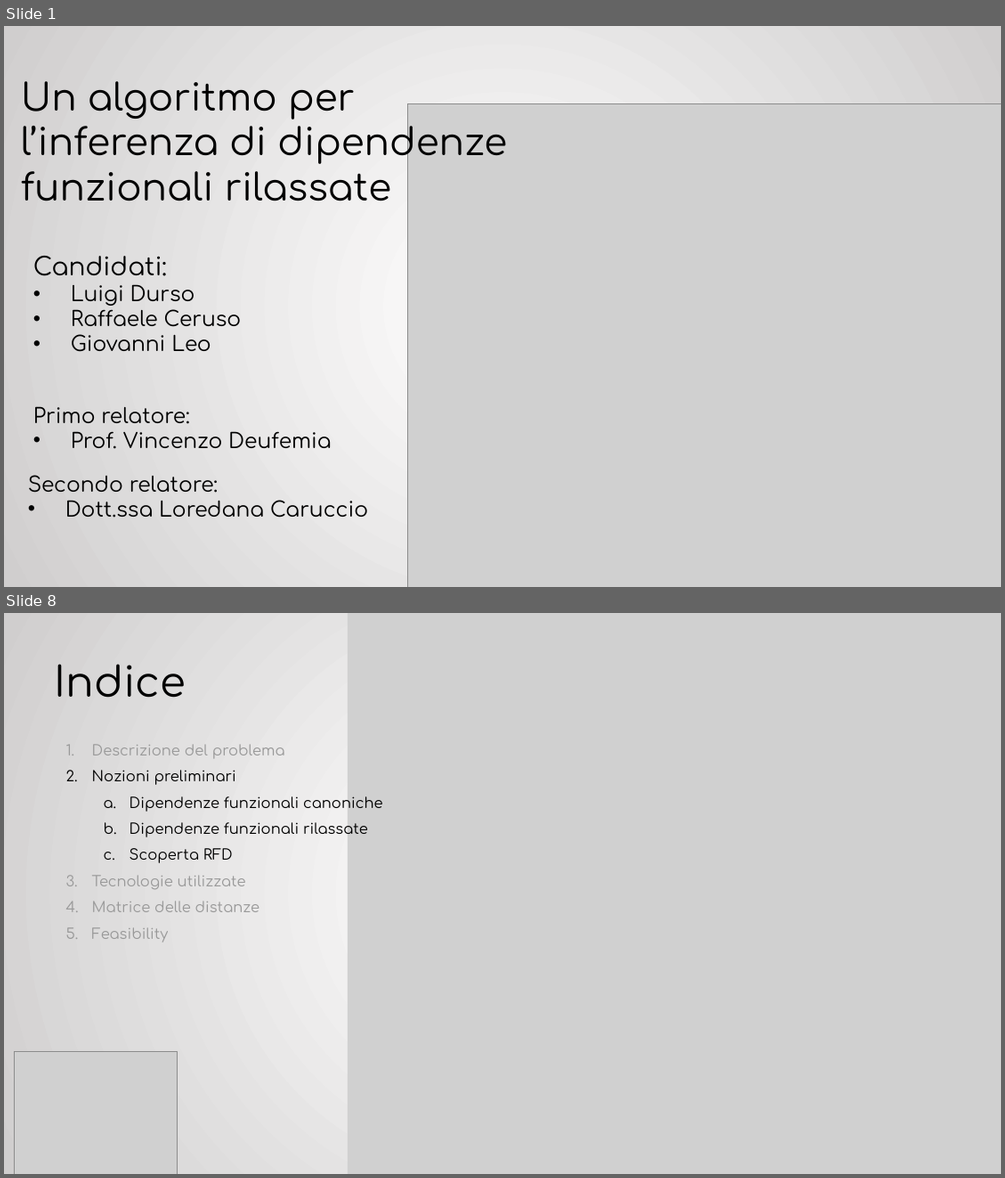
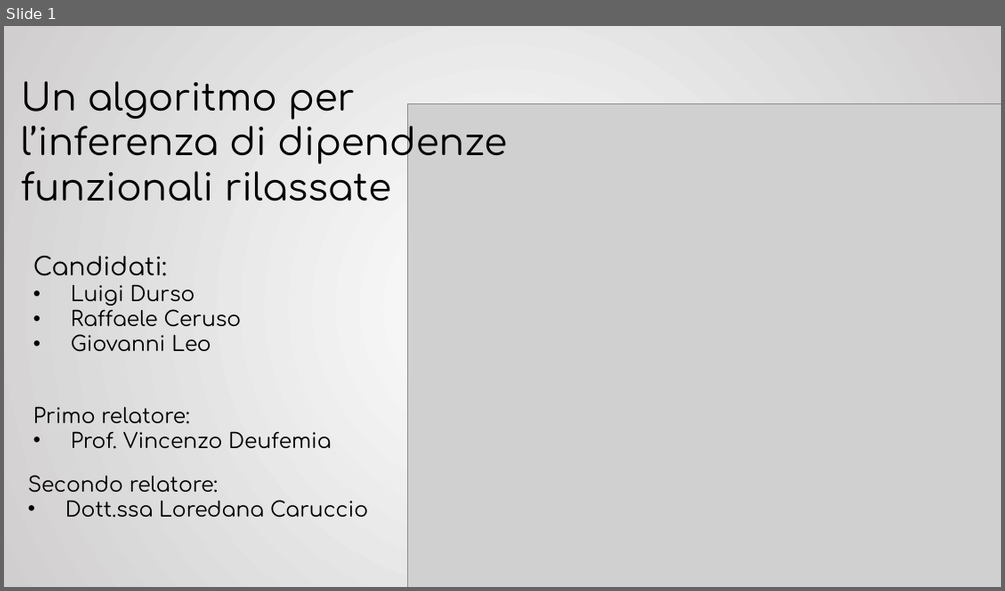
Before and after one commit to GiovanniLeo/Tesi, a slide deck: Presentazione Laurea/Presentazione laurea.pptx. Shown one above the other, each under a label of ours: slides 1 and 8 before the commit, slide 1 after it; the slides between them are not shown. The pictures are 1005x1178 and 1005x591 pixels, drawn with LibreOffice and Linux fonts; fonts in the diff are those of the drawing; grey boxes stand for pictures. Boxes give left, top, right and bottom in pixels: in the first picture for what was removed or moved away, otherwise in the second. Text is boxed around its words. In the diff, an @@ line names an element or a change of style, - is before the commit and + after.

```diff
--- a/Presentazione Laurea/Presentazione laurea.pptx
+++ b/Presentazione Laurea/Presentazione laurea.pptx
@@ slide 8 removed at [4,613,1001,1174], background gradient #FFFFFF to #D0CECE @@
@@ picture removed at [348,613,1001,1174] @@
@@ text removed at [55,664,186,698] @@
-Indice
@@ text removed at [92,744,383,942] @@
-1. Descrizione del problema
-2. Nozioni preliminari
-  a. Dipendenze funzionali canoniche
-  b. Dipendenze funzionali rilassate
-  c. Scoperta RFD
-3. Tecnologie utilizzate
-4. Matrice delle distanze
-5. Feasibility
@@ picture removed at [15,1051,178,1174] @@
```
Also in this commit, not shown: 5 slides changed, 3 slides added, 28 other slides removed.
